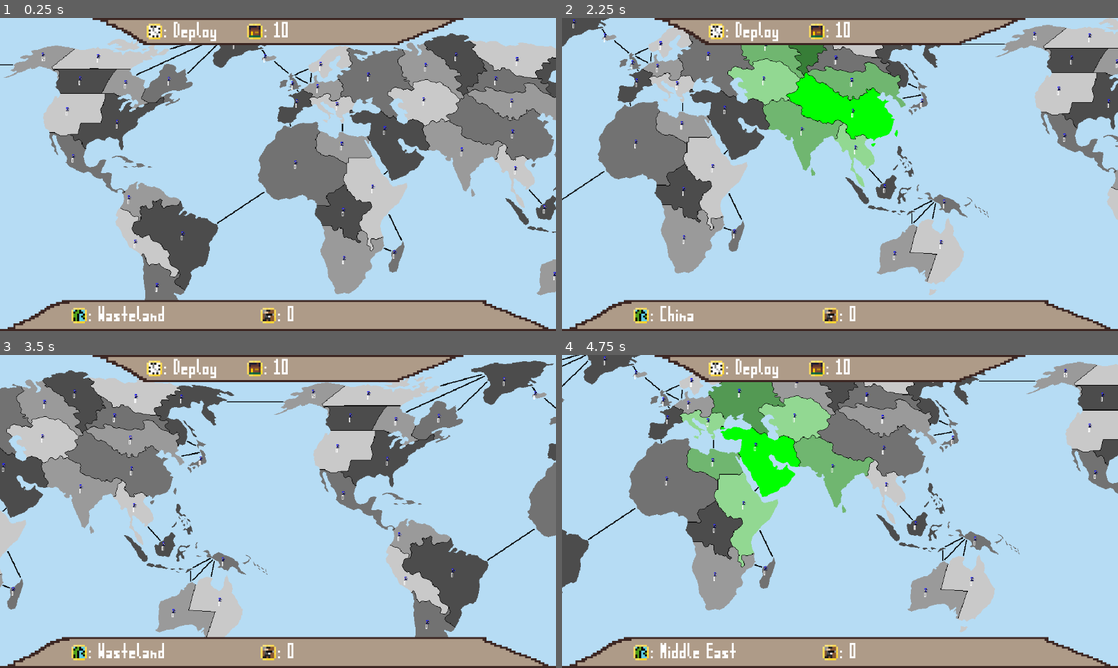
Above: before the commit, frames 1-4 (two rows, left to right).
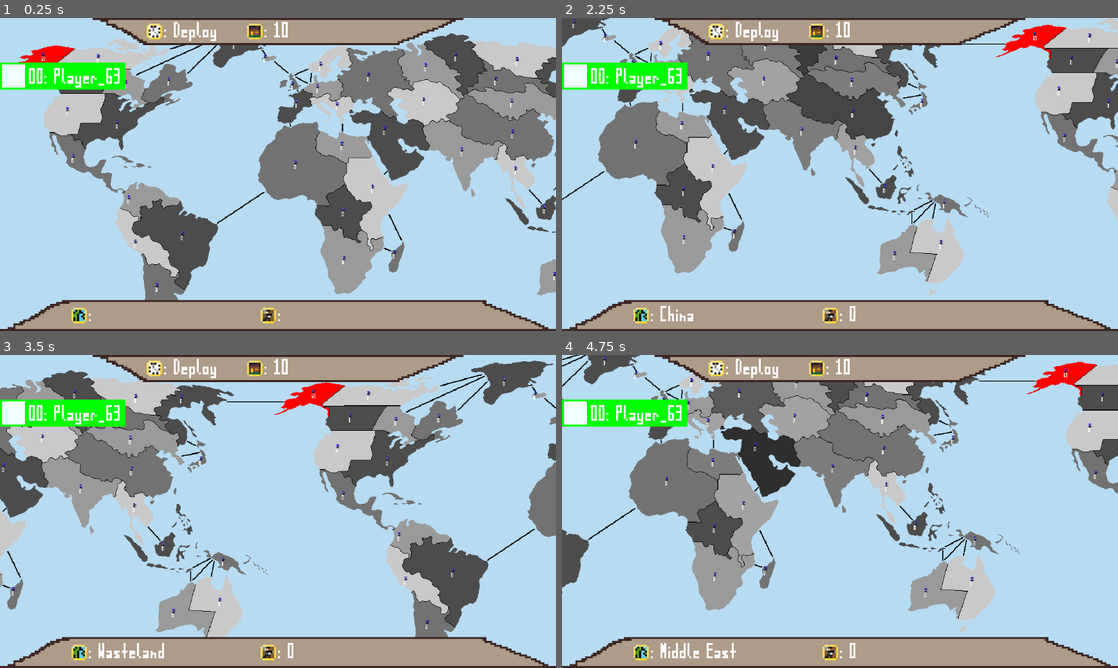
Above: after the commit, the same moments.

Repository: johann-0/Risiko
Game: Godot game, scene res://Scenes/game.tscn
Same seed, same stepped clock (60 frames per second), same inputs: the game is played once before the commit and once after it. This scene is started directly instead of the project's main scene.
Inputs (mouse positions are in pixels of both pictures, inside the frame that each line leads up to):
- Up to frame 1 (0.25 s): no input
- Up to frame 2 (2.25 s): tap Enter at 0.5 s; move the mouse to (962, 158) at 0.52 s; hold D (pan_right) 0.53-1.28 s; click (962, 158) at 0.6 s; move the mouse to (728, 190) at 1.27 s; hold S (pan_down) 1.28-2.03 s; tap Mouse wheel up (zoom_in) at 1.35 s; click (728, 190) at 1.42 s; tap Space at 2 s; move the mouse to (895, 105) at 2.02 s; hold D (pan_right) from 2.03 s (still down); tap Mouse wheel down (zoom_out) at 2.1 s; click (895, 105) at 2.17 s
- Up to frame 3 (3.5 s): move the mouse to (250, 574) at 2.77 s; release D (pan_right) at 2.78 s; hold W (pan_up) from 2.78 s (still down); click (250, 574) at 2.85 s
- Up to frame 4 (4.75 s): tap Enter at 3.5 s; move the mouse to (1006, 558) at 3.52 s; release W (pan_up) at 3.53 s; hold A (pan_left) from 3.53 s (still down); tap Mouse wheel up (zoom_in) at 3.6 s; click (1006, 558) at 3.67 s; move the mouse to (673, 464) at 4.27 s; tap Mouse wheel down (zoom_out) at 4.35 s; click (673, 464) at 4.42 s

The runs differ from the first frame. In frame 1, 2.6% of the frame differs, in the area x 0-53%, y 8-97%; in frame 2, 9.5%; in frame 3, 2.5%; in frame 4, 10%, in the area x 0-97%, y 2-68%.

Commit message:
cleaned a bit of code and twerking on the game selected province and its shaders

Diff:
--- a/Risiko Game/Scenes/lobby.tscn
+++ b/Risiko Game/Scenes/lobby.tscn
@@ -48,7 +48,9 @@
 offset_left = 19.0
 offset_top = 98.0
 offset_right = 59.0
-offset_bottom = 121.0
+offset_bottom = 108.0
+scale = Vector2(4, 4)
+theme = ExtResource("2_m6crb")
 text = "Players: "
 
 [node name="Start" type="Button" parent="."]
--- a/Risiko Game/Scenes/main_menu.tscn
+++ b/Risiko Game/Scenes/main_menu.tscn
@@ -57,11 +57,11 @@
 
 [node name="EnterPlayerName" type="Label" parent="."]
 layout_mode = 0
-offset_left = 222.0
-offset_top = 60.0
-offset_right = 373.0
-offset_bottom = 83.0
-text = "Enter player name: "
+offset_left = 104.0
+offset_top = 58.0
+offset_right = 362.0
+offset_bottom = 81.0
+text = "Enter player name (max 9 chars): "
 
 [node name="EnterServerAddress" type="Label" parent="."]
 layout_mode = 0
--- a/Risiko Game/Scenes/player_ui.tscn
+++ b/Risiko Game/Scenes/player_ui.tscn
@@ -12,19 +12,26 @@
 offset_bottom = -636.0
 grow_horizontal = 2
 grow_vertical = 2
-scale = Vector2(4, 4)
 script = ExtResource("1_74g0x")
+
+[node name="Background" type="ColorRect" parent="."]
+layout_mode = 0
+offset_right = 65.0
+offset_bottom = 14.0
+color = Color(0, 0, 0, 1)
 
 [node name="Text" type="Label" parent="."]
 layout_mode = 0
-offset_left = 14.0
-offset_top = 1.0
-offset_right = 34.0
-offset_bottom = 11.0
+offset_left = 15.0
+offset_top = 3.0
+offset_right = 63.0
+offset_bottom = 13.0
 theme = ExtResource("2_xu774")
-text = "00: Jeff"
+text = "00: Player_99"
 
 [node name="Color" type="ColorRect" parent="."]
 layout_mode = 0
-offset_right = 12.0
-offset_bottom = 12.0
+offset_left = 1.0
+offset_top = 1.0
+offset_right = 13.0
+offset_bottom = 13.0
--- a/Risiko Game/Scenes/ui.tscn
+++ b/Risiko Game/Scenes/ui.tscn
@@ -86,6 +86,12 @@
 [node name="Value" parent="Screen/UpperBanner/AvailTroops" index="1"]
 text = ": 10"
 
+[node name="Players" type="Control" parent="Screen"]
+anchors_preset = 0
+offset_top = 23.0
+offset_right = 54.0
+offset_bottom = 125.0
+
 [editable path="Screen/LowerBanner/NameStat"]
 [editable path="Screen/LowerBanner/SoldiersStat"]
 [editable path="Screen/UpperBanner/TurnStat"]
--- a/Risiko Game/Scripts/WS_client.gd
+++ b/Risiko Game/Scripts/WS_client.gd
@@ -1,7 +1,7 @@
 extends Node
 signal connected
 signal connecting
-signal recieved_data(data: String)
+signal received_data(data: String)
 signal disconnected
 signal disconnecting
 var _socket: WebSocketPeer
@@ -39,7 +39,7 @@
 		while _socket.get_available_packet_count():
 			var data: String = _socket.get_packet().get_string_from_utf8()
 			print("WS_client: Recieved: %s" % [data])
-			recieved_data.emit(data)
+			received_data.emit(data)
 
 func _connect_to_url(url: String):
 	print("WS_client: Connecting to %s..." % [url])
--- a/Risiko Game/Scripts/game.gd
+++ b/Risiko Game/Scripts/game.gd
@@ -3,7 +3,4 @@
 var client: GameData.Client = GameData.client
 
 func _ready():
-	GameData.connect("_prov_clicked", _on_prov_clicked)
-
-func _on_prov_clicked(newProvID: int):
 	pass
--- a/Risiko Game/Scripts/game_data.gd
+++ b/Risiko Game/Scripts/game_data.gd
@@ -1,21 +1,47 @@
 extends Node2D
 
-signal _prov_clicked(provID: int)
-const SEL_COLOR: Color = Color8(0, 255, 0, 255)
-const NEIGH_COLOR: Color = Color8(0, 255, 0, 70)
+signal _prov_clicked(oldProvID: int, newProvID: int)
+signal newTurnPlayerIndex(oldIndex: int, newIndex: int)
+signal newPhase(oldPhase: Phase, newPhase: Phase)
+signal newGameSelectedProvince(oldProvID: int, newProvID: int)
+
+const SEL_COLOR: Color = Color8(0, 0, 0, 100)
+const NEIGH_COLOR: Color = Color8(0, 0, 0, 50)
+const GAME_SEL_COLOR: Color = Color8(255, 0, 0, 255)
 
 var NUM_PROV: int = 0
 var provinces: Array = []
 var players: Array = []
 
-var gameSelectedProvID: int = Province.WASTELAND_ID
-var selectedProvID: int = Province.WASTELAND_ID
-var turnPlayerIndex: int = -1
+var gameSelectedProvID: int = Province.WASTELAND_ID:
+	set(newProvID):
+		var oldProvID = gameSelectedProvID
+		gameSelectedProvID = newProvID
+		newGameSelectedProvince.emit(oldProvID, newProvID)
+var selectedProvID: int = Province.WASTELAND_ID:
+	set(newProvID):
+		var oldProvID = selectedProvID
+		selectedProvID = newProvID
+		_prov_clicked.emit(oldProvID, newProvID)
+var turnPlayerIndex: int = -1:
+	set(newIndex):
+		var oldIndex = turnPlayerIndex
+		turnPlayerIndex = newIndex
+		newTurnPlayerIndex.emit(oldIndex, newIndex)
 var gamePhase: Phase = Phase.DEPLOY
 var localPlayerIndex: int = 0
 
 const Client = preload("res://Scripts/WS_client.gd")
-var client: Client
+@onready var client: Client
+
+func client_connected():
+	pass
+func client_disconnected():
+	pass
+func client_rec_data(_data: String):
+	pass
+func client_connecting():
+	pass
 
 class ServerName:
 	var _address: String
@@ -43,18 +69,13 @@
 		_color = color
 		_soldiers = soldiers
 	static func DEFAULT_PLAYER():
-		return Player.new(0, "DEFAULT PLAYER" + str(randi()%64))
+		return Player.new(0, "Player_" + str(randi()%64))
 	func equals(otherPlayer: Player):
 		return _id == otherPlayer._id
 	func _to_string():
 		return JSON.stringify(_to_JSON())
 	func _to_JSON():
-		return {
-			"id": _id,
-			"name": _name,
-			"color": _color.to_html(),
-			"soldiers": _soldiers
-			}
+		return { "id": _id, "name": _name, "color": _color.to_html(), "soldiers": _soldiers }
 
 class Province:
 	var _id: int
@@ -80,6 +101,13 @@
 
 	provinces[0]._soldiers = 69
 
+	client = Client.new()
+	client.connected.connect(client_connected)
+	client.disconnected.connect(client_disconnected)
+	client.received_data.connect(client_rec_data)
+	client.connecting.connect(client_connecting)
+	add_child(client)
+
 
 func add_provinces_to_arr():
 	var file = FileAccess.open("res://Assets/provinces.json", FileAccess.READ)
@@ -100,7 +128,11 @@
 		#print(newProv._id)
 
 	# Sort the array by province id
-	provinces.sort_custom(id_sort)
+	var _id_sort = func (p1: Province, p2: Province):
+		if p1._id < p2._id:
+			return true
+		return false
+	provinces.sort_custom(_id_sort)
 
 
 func id_sort(p1: Province, p2: Province):
@@ -109,18 +141,10 @@
 	return false
 
 
-func prov_clicked(provID: int):
-	emit_signal("_prov_clicked", provID)
-
-
 func get_selected_prov():
 	if selectedProvID == Province.WASTELAND_ID:
 		return Province.WASTELAND()
 	return provinces[selectedProvID]
-
-
-func set_selected_prov(newID : int):
-	selectedProvID = newID
 
 
 func players_to_JSON():
@@ -129,5 +153,6 @@
 		toReturn.append(player._to_JSON())
 	return toReturn
 
+
 func players_to_string():
 	return JSON.stringify(players_to_JSON())
--- a/Risiko Game/Scripts/lobby.gd
+++ b/Risiko Game/Scripts/lobby.gd
@@ -2,9 +2,11 @@
 
 const RECONNECT_TIMEOUT: float = 3.0
 
-var _client: GameData.Client = GameData.Client.new()
+var _client: GameData.Client
 
 func _ready():
+	# Initializing
+	_client = GameData.client
 	# General UI stuff
 	$Back.pressed.connect(_on_back_button_pressed)
 	$Start.pressed.connect(_on_start_button_pressed)
@@ -15,30 +17,13 @@
 	var but_col = [Color.BLUE, Color.RED, Color.GREEN, Color.YELLOW, Color.AZURE]
 	for i in range(5):
 		var newBut = Color_Button.new_color_button(Vector2i(0, i * (24 + 2)), but_col[i])
+		newBut.button_pressed.connect(on_color_button_pressed)
 		$ColorSelection.add_child(newBut)
-		newBut.button_pressed.connect(on_color_button_pressed)
-	#var blueBut = Color_Button.new_color_button(Vector2i(0,0), Color.BLUE)
-	#var redBut = Color_Button.new_color_button(Vector2i(0,1*24 + 1*2), Color.RED)
-	#var greenBut = Color_Button.new_color_button(Vector2i(0,2*24 + 2*2), Color.GREEN)
-	#var yellowBut = Color_Button.new_color_button(Vector2i(0,3*24 + 3*2), Color.YELLOW)
-	#var randomBut = Color_Button.new_color_button(Vector2i(0,4*24 + 4*2), Color.WHITE)
-	#$ColorSelection.add_child(blueBut)
-	#$ColorSelection.add_child(redBut)
-	#$ColorSelection.add_child(greenBut)
-	#$ColorSelection.add_child(yellowBut)
-	#$ColorSelection.add_child(randomBut)
-	#blueBut.button_pressed.connect(on_color_button_pressed)
-	#redBut.button_pressed.connect(on_color_button_pressed)
-	#greenBut.button_pressed.connect(on_color_button_pressed)
-	#yellowBut.button_pressed.connect(on_color_button_pressed)
-	#blueBut.button_pressed.connect(on_color_button_pressed)
 
 	_client.connected.connect(client_connected)
 	_client.disconnected.connect(client_disconnected)
-	_client.recieved_data.connect(client_rec_data)
+	_client.received_data.connect(client_rec_data)
 	_client.connecting.connect(client_connecting)
-
-	add_child(_client)
 
 	# Initiate connection to the given URL.
 	_client._connect_to_url(GameData.serverName.getName())
@@ -74,7 +59,6 @@
 
 func client_disconnected():
 	$Status.text = "Disconnected"
-	#connect_after_timeout(RECONNECT_TIMEOUT)
 
 func client_connecting():
 	$Status.text = "Connecting"
@@ -104,7 +88,7 @@
 			var index: int = 0
 			for player in GameData.players:
 				var player_obj = Player_UI.new_player_UI(\
-					Vector2i(0,0+ 40 + 60 * index), \
+					Vector2i(0, 0 + 12 + 14 * index), \
 					player._id, player._name, player._color)
 				$GameInfo/Players.add_child(player_obj)
 				# Highlight the local player's stats
@@ -127,12 +111,12 @@
 					_: # Random is selected (Azure)
 						pass
 		"start_game":
-			GameData.client = _client
+			#GameData.client = _client
 			GameData.turnPlayerIndex = json_obj["turn"]
 			var index: int = 0
 			for player in GameData.players:
 				player._soldiers = json_obj["soldiers"][index]
-				++index
+				index += 1
 			print("Starting game: %s", GameData.players_to_string())
 			get_tree().change_scene_to_file("res://Scenes/game.tscn")
 		_:
--- a/Risiko Game/Scripts/main_menu.gd
+++ b/Risiko Game/Scripts/main_menu.gd
@@ -14,6 +14,8 @@
 	$ServerPort.text = str(defServerName._port)
 
 func _on_join_pressed():
+	if len($PlayerName.text) > 9:
+		return
 	GameData.players[GameData.localPlayerIndex]._name = $PlayerName.text
 	GameData.serverName = GameData.ServerName.new($ServerAddress.text, int($ServerPort.text))
 	get_tree().change_scene_to_file("res://Scenes/lobby.tscn")
--- a/Risiko Game/Scripts/map.gd
+++ b/Risiko Game/Scripts/map.gd
@@ -7,10 +7,10 @@
 
 signal map_prov_clicked(provID: int)
 
-
 func _ready():
 	# Connect to signal
-	GameData.connect("_prov_clicked", Callable(self, "_on_prov_clicked"))
+	GameData._prov_clicked.connect(_on_prov_clicked)
+	GameData.newGameSelectedProvince.connect(_on_new_map_prov)
 
 	# Hide all maps except Map and curMap
 	$MouseMap.hide()
@@ -22,9 +22,9 @@
 	# Initialise shader parameters
 	mat.set_shader_parameter("base_color", Color8(100,0,0))
 	mat.set_shader_parameter("num_of_provinces", NUM_PROV)
-	var provColors: Array
-	for i in range(NUM_PROV):
-		provColors.append(Color.TRANSPARENT)
+	var provColors: Array = []
+	provColors.resize(NUM_PROV)
+	provColors.fill(Color.TRANSPARENT)
 	mat.set_shader_parameter("colors", provColors)
 
 	# Load stuff onto provinces
@@ -61,27 +61,42 @@
 	extracted[provID] = color
 	mat.set_shader_parameter("colors", extracted)
 
-func _on_prov_clicked(newProvID: int):
-	var oldProvID = GameData.get_selected_prov()._id
+func _on_new_map_prov(oldProvID: int, newProvID: int):
+	if(oldProvID == newProvID):
+		return
+	# Color out the previous province
+	if oldProvID != GameData.Province.WASTELAND_ID:
+		var provIDs: Array = [oldProvID]
+		var colors: Array = [Color.TRANSPARENT]
+		set_prov_colors(provIDs, colors)
+
+	# Color in the new province
+	if newProvID != GameData.Province.WASTELAND_ID:
+		var provIDs: Array = [newProvID]
+		var colors: Array = [GameData.GAME_SEL_COLOR]
+		set_prov_colors(provIDs, colors)
+
+func _on_prov_clicked(oldProvID: int, newProvID: int):
 	if(oldProvID == newProvID):
 		return
 	# Color out previous province(s)
 	if oldProvID != GameData.Province.WASTELAND_ID:
-		var curProv = GameData.provinces[oldProvID]
-		var provIDs: Array = [oldProvID]
+		var oldProv = GameData.provinces[oldProvID]
+		var provIDs: Array = []
 		var colors: Array = []
-		provIDs.append_array(curProv._neighbors)
+		provIDs.append(oldProvID)
+		provIDs.append_array(oldProv._neighbors)
 		colors.resize(len(provIDs))
 		colors.fill(Color.TRANSPARENT)
 		set_prov_colors(provIDs, colors)
 
 	# Color in new province(s)
-	GameData.set_selected_prov(newProvID)
 	if newProvID != GameData.Province.WASTELAND_ID:
-		var curProv = GameData.provinces[newProvID]
-		var provIDs: Array = [newProvID]
+		var newProv = GameData.provinces[newProvID]
+		var provIDs: Array = []
 		var colors: Array = []
-		provIDs.append_array(curProv._neighbors)
+		provIDs.append(newProvID)
+		provIDs.append_array(newProv._neighbors)
 		colors.resize(len(provIDs))
 		colors.fill(GameData.NEIGH_COLOR)
 		colors[0] = GameData.SEL_COLOR
--- a/Risiko Game/Scripts/mouse_map.gd
+++ b/Risiko Game/Scripts/mouse_map.gd
@@ -2,10 +2,6 @@
 
 @onready var provinces = GameData.provinces
 @onready var NUM_PROV = GameData.NUM_PROV
-
-
-func _ready():
-	pass
 
 
 func _process(_delta):
@@ -25,9 +21,9 @@
 	var id = color.r8 - 100
 
 	if id < 0 or id >= NUM_PROV or color.g != 0 or color.b != 0:
-		GameData.prov_clicked(-1)
+		GameData.selectedProvID = -1
 		return
 
-	print("{ id: " + str(id) + ", " + str(provinces[id]._name) + " }\n")
+	#print("{ id: " + str(id) + ", " + str(provinces[id]._name) + " }\n")
 
-	GameData.prov_clicked(id)
+	GameData.selectedProvID = id
--- a/Risiko Game/Scripts/player_ui.gd
+++ b/Risiko Game/Scripts/player_ui.gd
@@ -7,20 +7,35 @@
 func _process(_delta):
 	pass
 
-static func new_player_UI(position: Vector2i, id: int, name: String, color: Color) -> Player_UI:
+static func new_player_UI(pPos: Vector2i, pId: int, pName: String, pColor: Color) -> Player_UI:
 	var my_scene: PackedScene = load("res://Scenes/player_ui.tscn")
 	var toReturn: Player_UI = my_scene.instantiate()
 	var text = ""
-	if id < 10:
+	if pId < 10:
 		text += "0"
-	text += str(id) + ": " + name
-	toReturn.get_child(0).text = text
-	toReturn.get_child(1).color = color
-	toReturn.position = position
+	text += str(pId) + ": " + pName
+	toReturn.setText(text)
+	toReturn.setColor(pColor)
+	toReturn.position = pPos
 	return toReturn
+
+func setText(text: String):
+	$Text.text = text
+
+func getText():
+	return $Text.text
 
 func setColor(newColor: Color):
 	$Color.color = newColor
 
 func setTextColor(newColor: Color):
 	$Text.add_theme_color_override("font_color", newColor)
+
+func getBackgroundColor():
+	return $Background.color
+
+func setBackgroundColor(newColor: Color):
+	$Background.color = newColor
+
+func resetBackgroundColor():
+	setBackgroundColor(Color.SADDLE_BROWN)
--- a/Risiko Game/Scripts/soldiers.gd
+++ b/Risiko Game/Scripts/soldiers.gd
@@ -10,7 +10,7 @@
 
 		# Adjust the sprite window
 		$Sprite.offset.y = 8 * newID;
-		$Sprite.get_rect().wi
+		#$Sprite.get_rect().wi #idk what i was gonna write here
 var facingRight: bool = true:
 	set(newFacingRight):
 		if facingRight == true && newFacingRight == false:
--- a/Risiko Game/Scripts/ui.gd
+++ b/Risiko Game/Scripts/ui.gd
@@ -3,14 +3,29 @@
 @onready var lowerBanProvSold : Label = $Screen/LowerBanner/SoldiersStat/Value
 
 func _ready():
-	GameData.connect("_prov_clicked", Callable(self, "_on_prov_clicked"))
+	GameData._prov_clicked.connect(_on_prov_clicked)
+	GameData.newTurnPlayerIndex.connect(_on_new_turn_player_index)
+	# Add the players to the UI
+	var index = 0
+	for player in GameData.players:
+		var player_ui = Player_UI.new_player_UI(Vector2i(0,index * 14), player._id, player._name, player._color)
+		$Screen/Players.add_child(player_ui)
+		index += 1
 
+	print(str(GameData.gameSelectedProvID) + "ASHHHHHHHHH")
+	GameData.gameSelectedProvID = 0
+
+	_on_new_turn_player_index((GameData.turnPlayerIndex + 1) % GameData.players.size(), GameData.turnPlayerIndex)
 
 func _process(_delta):
-	setText()
+	pass
 
+func _on_new_turn_player_index(oldTurnPlayerIndex: int, newTurnPlayerIndex: int):
+	print("NEW PLAYER INDEX!")
+	$Screen/Players.get_child(oldTurnPlayerIndex).setBackgroundColor(Color.BLACK)
+	$Screen/Players.get_child(newTurnPlayerIndex).setBackgroundColor(Color.GREEN)
 
-func setText():
+func _on_prov_clicked(_oldProvID: int, _newProvID: int):
 	var selProv = GameData.get_selected_prov()
 	lowerBanProvName.text = ": " + str(selProv._name)
 	lowerBanProvSold.text = ": " + str(selProv._soldiers)
